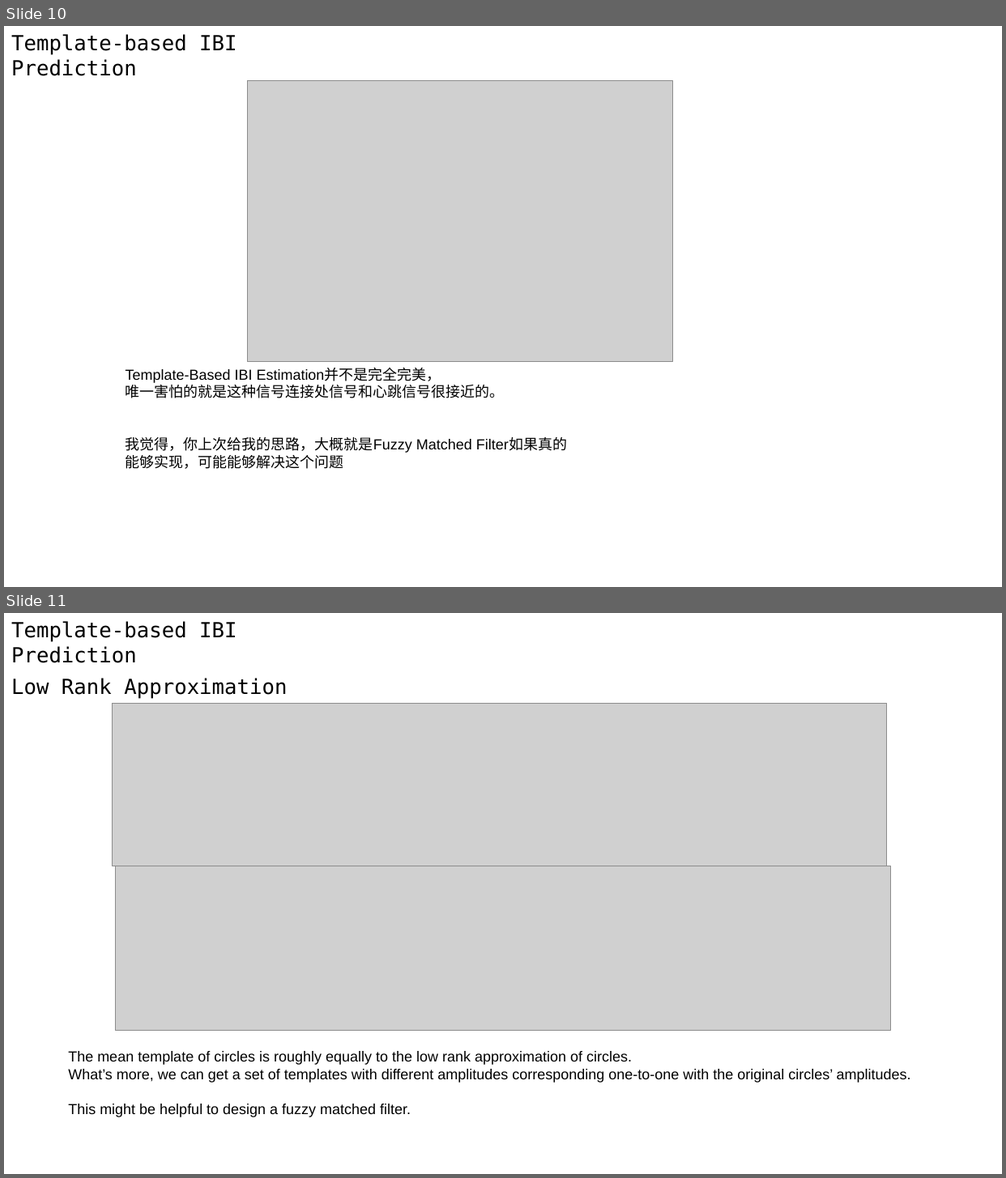
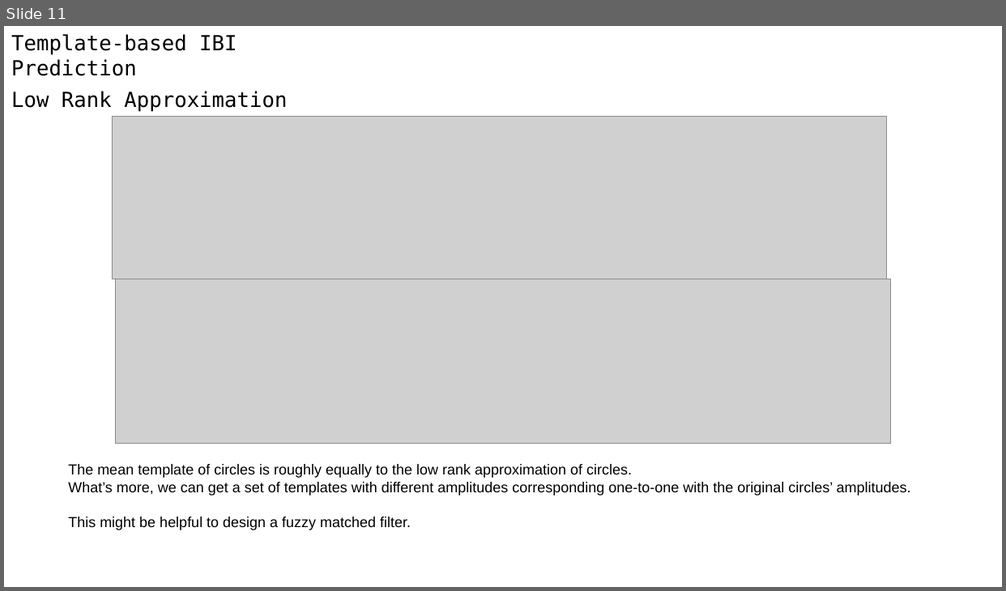
Before and after one commit to A-Big-Tortoise/Presentation, a slide deck: Presentation_0129_JiayuChen.pptx. Shown one above the other, each under a label of ours: slides 10 and 11 before the commit, slide 11 after it. The pictures are 1006x1178 and 1006x591 pixels, drawn with LibreOffice and Linux fonts; fonts in the diff are those of the drawing; grey boxes stand for pictures. Boxes give left, top, right and bottom in pixels: in the first picture for what was removed or moved away, otherwise in the second. Text is boxed around its words. In the diff, an @@ line names an element or a change of style, - is before the commit and + after.

```diff
--- a/Presentation_0129_JiayuChen.pptx
+++ b/Presentation_0129_JiayuChen.pptx
@@ slide 10 removed at <box>4,26,1002,587</box>, background #FFFFFF @@
@@ text removed at <box>11,34,236,76</box> @@
-      Template-based IBI Prediction
@@ picture removed at <box>247,80,672,362</box> @@
@@ text removed at <box>126,369,505,469</box> @@
-Template-Based IBI Estimation并不是完全完美，
-唯一害怕的就是这种信号连接处信号和心跳信号很接近的。
-我觉得，你上次给我的思路，大概就是Fuzzy Matched Filter如果真的能够实现，可能能够解决这个问题
```
Also in this commit, not shown: 6 slides changed, 2 slides added, 1 other slide removed.
